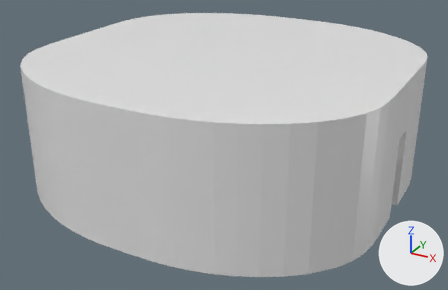
Before and after pictures for a commit that changed the Blender file Assets/Models/PenrosePlace.blend.
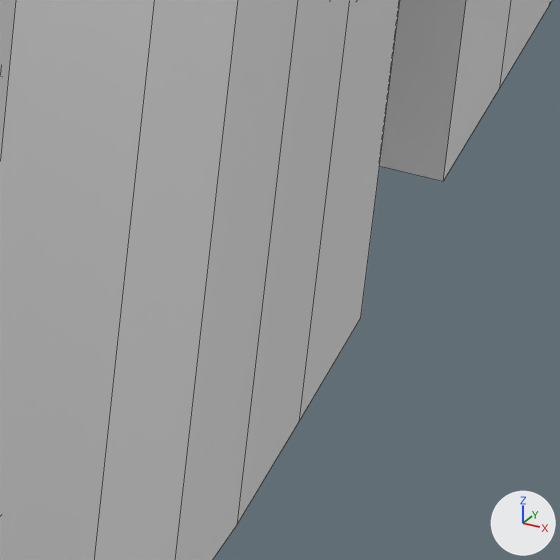
Each version is shown whole from a 50 mm lens placed at (17.5, -32.3, 18.0), pointed at (0.2, -0.8, 2.2), then close up on the part from 80% to 91% of the width and 65% to 82% of the height. The lights are fixed; the arrows at lower right show +X, +Y and +Z. The close-ups show mesh edges as thin lines.
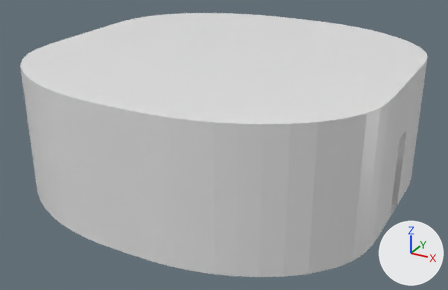
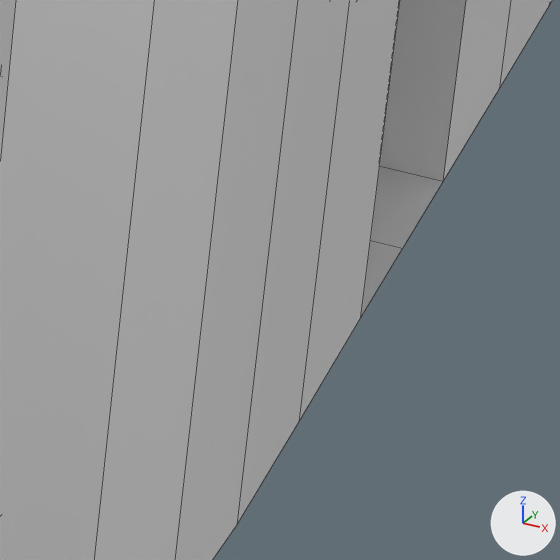
Location of each change, [x1, y1, x2, y2] in pixels of the close-ups (560 x 560 px):
part 1 of me_cube, built on
    after: [361, 166, 443, 317]

The change, as a list of edits to the scene's bpy script:
```text
Change me_cube:
    used by ob_cube; location = (0.0, 0.0, 8.0)
    remove me_cube.from_pydata(...)  # 93 vertices, 82 faces; spans x 0.0..10.96, y 0.0..10.95, z -8.0..0.0
    add me_cube.from_pydata(...)  # 119 vertices, 100 faces; spans x 0.0..10.96, y 0.0..10.95, z -8.0..0.0
    me_cube part 1
    4 vertices in x 7.05..10.05, y 0.93, z -8.0..0.0 move by (0.0, 0.12, 0.0)
    26 vertices are added at x 0.0..10.96, y 0.0..9.93, z -8.0
    18 new faces join them
```
